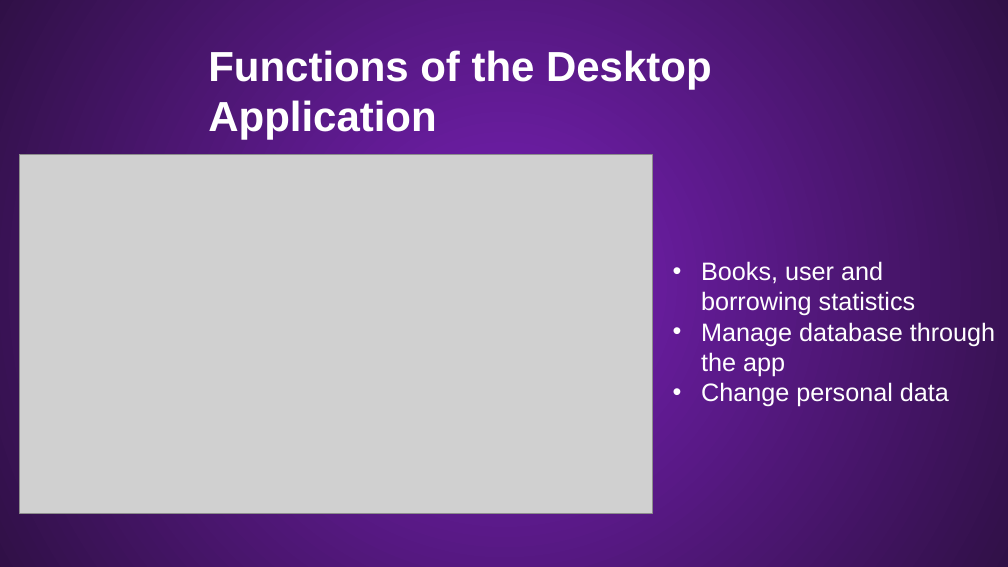
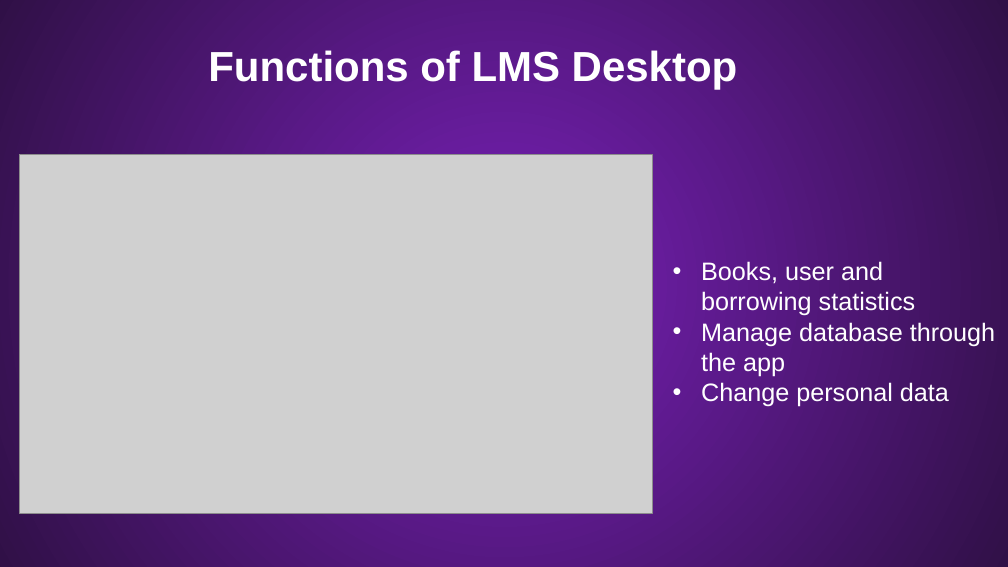
Before and after one commit to Palacsinta002/LMS, a slide deck: slide 10 of Presentation/LMS Presentation.pptx. Drawn at 1008x567 pixels with LibreOffice and Linux fonts; fonts in the diff are those of the drawing; grey boxes stand for pictures; background and template pictures are left out. Boxes give left, top, right and bottom in pixels: in the first picture for what was removed or moved away, otherwise in the second. Text is boxed around its words. In the diff, an @@ line names an element or a change of style, - is before the commit and + after.

```diff
--- a/Presentation/LMS Presentation.pptx
+++ b/Presentation/LMS Presentation.pptx
@@ text at [208,50,738,89]: text changed @@
-Functions of the Desktop Application
+Functions of LMS Desktop
```
Also in this commit, not shown: 6 other slides changed, 1 slide added, 5 other files.
